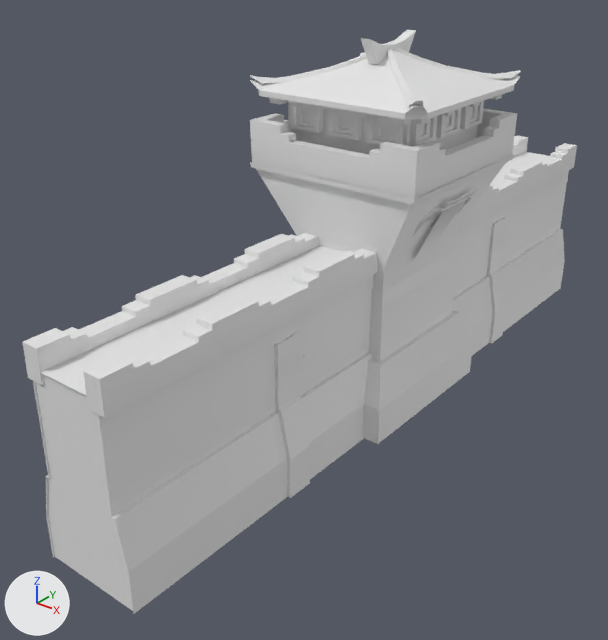
One commit to the glTF model assets/third_party/wildfire_gate/corner_tower.glb: the scene before it, then after it.
Camera for both pictures: a 50 mm lens placed at (11.4, -17.4, 11.1), pointed at (-1.0, -1.9, 1.5). The axes (+X, +Y, +Z) are drawn at lower left. The lights are the same throughout. The picture after the commit comes second.

Names of what the first picture shows: 'CornerBatter', 'CornerGallery', 'CurtainWalk'.
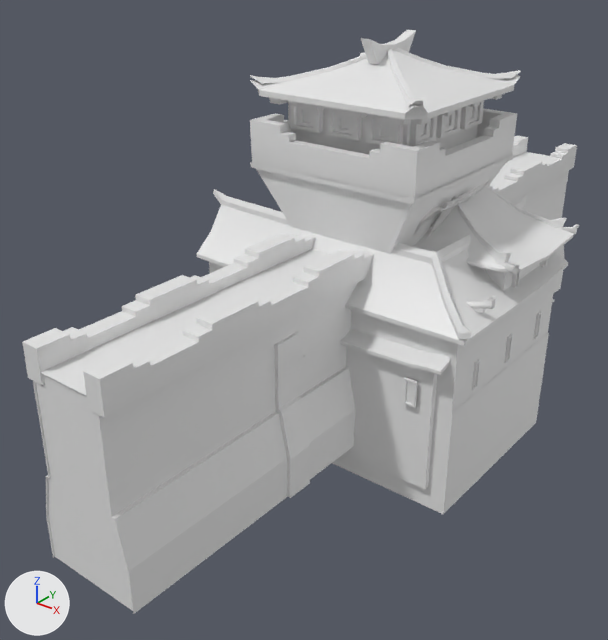
The change, as a diff of the scene's bpy script:
```diff
--- a/assets/third_party/wildfire_gate/corner_tower.glb.py
+++ b/assets/third_party/wildfire_gate/corner_tower.glb.py
@@ me_storesroof @@
+me_storesroof.from_pydata(...)  # 1577 vertices, 2778 faces; spans x -2.86..4.22, y -3.01..2.61, z 1.82..5.28
@@ me_storesroom @@
+me_storesroom.from_pydata(...)  # 1540 vertices, 2392 faces; spans x -4.22..3.81, y -2.87..3.01, z -1.46..3.73
@@ me_quartersroof @@
+me_quartersroof.from_pydata(...)  # 128 vertices, 209 faces; spans x -4.3..4.3, y -3.0..3.0, z 2.71..4.35
@@ me_quartersroom @@
+me_quartersroom.from_pydata(...)  # 646 vertices, 791 faces; spans x -3.91..3.86, y -2.63..2.68, z -2.02..3.83
@@ ob_storesroof @@
+ob_storesroof = bpy.data.objects.new('StoresRoof', me_storesroof)
+ob_storesroof.location = (0.0, 0.0, 0.0)
@@ ob_storesroom @@
+ob_storesroom = bpy.data.objects.new('StoresRoom', me_storesroom)
+ob_storesroom.location = (0.0, 0.0, 0.0)
@@ ob_quartersroof @@
+ob_quartersroof = bpy.data.objects.new('QuartersRoof', me_quartersroof)
+ob_quartersroof.location = (0.0, 0.0, 0.0)
@@ ob_quartersroom @@
+ob_quartersroom = bpy.data.objects.new('QuartersRoom', me_quartersroom)
+ob_quartersroom.location = (0.0, 0.0, 0.0)
```

What differs and where, as boxes [x1, y1, x2, y2] in the pictures (608 x 640 px):
'QuartersRoom', added: after [209, 262, 556, 514]
'QuartersRoof', added: after [197, 189, 568, 346]
'StoresRoof', added: after [340, 178, 579, 375]
'StoresRoom', added: after [344, 258, 555, 489]
'CornerBatter', unchanged, covered by the edit: before [363, 230, 473, 444]
